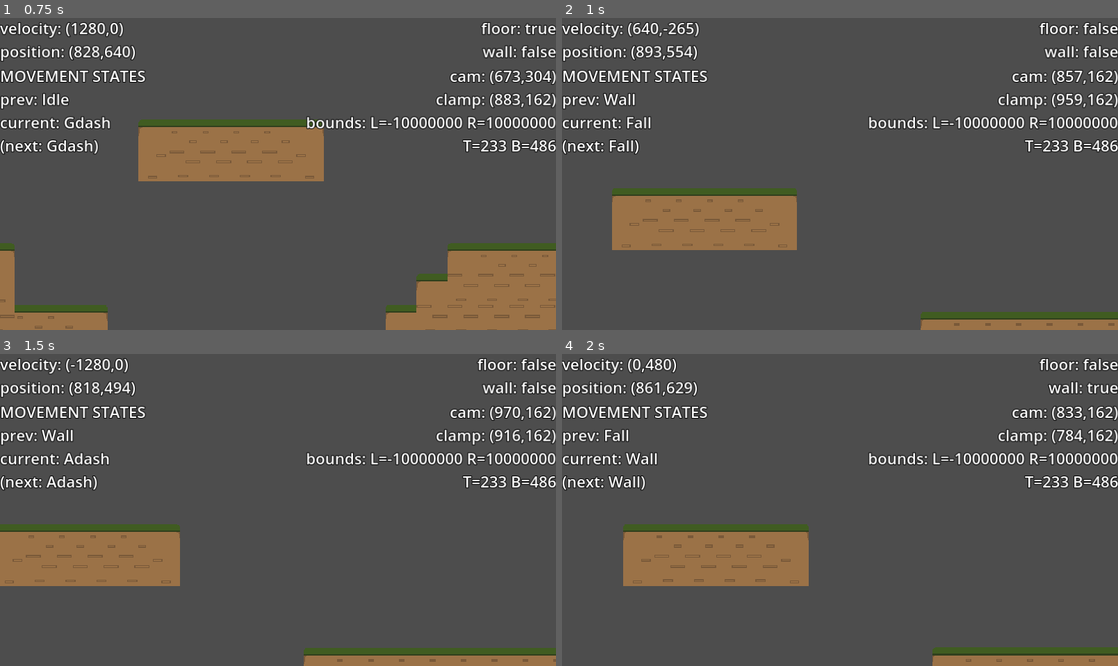
Above: before the commit, frames 1-4 (two rows, left to right).
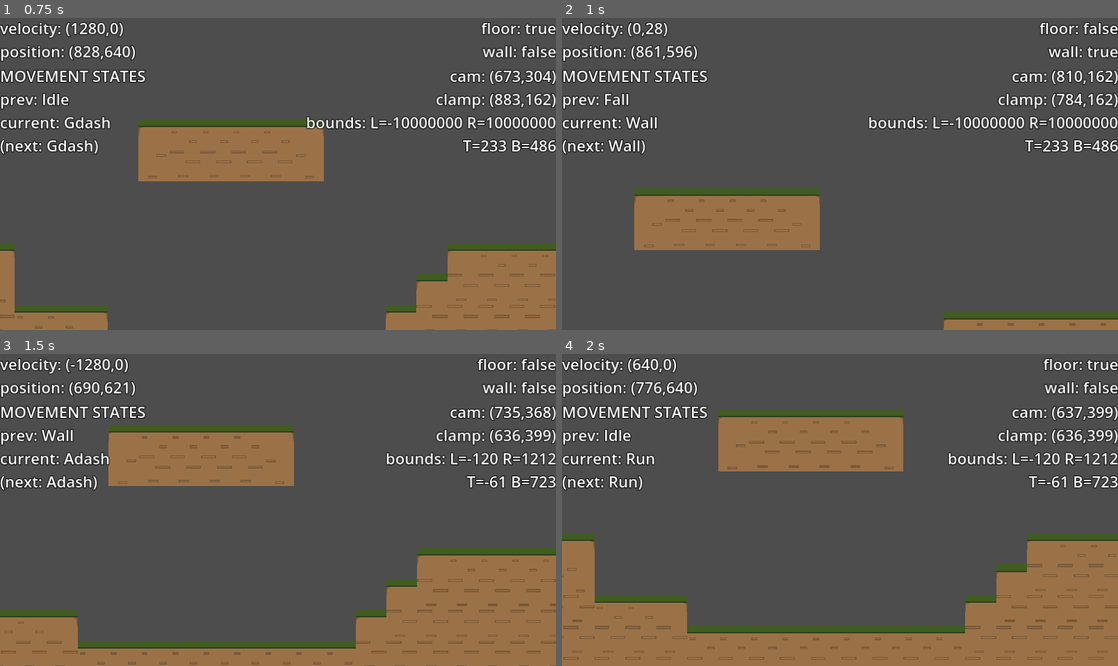
Above: after the commit, the same moments.

Repository: azylazide/untitled-hw-game-G4
Game: Godot game, scene res://src/levels/world.tscn
Same seed, same stepped clock (60 frames per second), same inputs: the game is played once before the commit and once after it.
Inputs:
- Up to frame 1 (0.75 s): tap Enter (ui_accept) at 0.5 s; hold D (right) from 0.53 s (still down); hold X (dash) from 0.53 s (still down)
- Up to frame 2 (1 s): keep holding D (right); keep holding X (dash); tap Space (jump) at 0.77 s
- Up to frame 3 (1.5 s): keep holding D (right); release X (dash) at 1.28 s; tap X (dash) at 1.35 s
- Up to frame 4 (2 s): keep holding D (right); tap Space (jump) at 1.52 s

Frame 1 is identical in both runs. In frame 2, 3.8% of the frame differs, in the area x 7-100%, y 1-100%; in frame 3, 32%; in frame 4, 38%, in the area x 0-100%, y 1-100%.

Commit message:
made player stick to wall

Diff:
--- a/src/actors/player.gd
+++ b/src/actors/player.gd
@@ -185,6 +185,12 @@
 			velocity.y = 0
 			dash_timer.start()
 			return
+		Move.STATES.WALL:
+			can_adash = true
+			velocity.x = 0
+			velocity.y = 0
+			wall_cooldown_timer.start()
+			wall_slide_timer.start()
 	pass
 
 ## Main states code that runs per frame
--- a/src/levels/world.tscn
+++ b/src/levels/world.tscn
@@ -154,7 +154,7 @@
 texture_filter = 1
 tile_set = SubResource("TileSet_ks01o")
 format = 2
-layer_0/tile_data = PackedInt32Array(786451, 65536, 1, 72091 …(40299 unchanged characters)… , 1, 262154, 65536, 1, 262155, 131072, 1)
+layer_0/tile_data = PackedInt32Array(786451, 65536, 1, 72091 …(40299 unchanged characters)… , 1, 262154, 65536, 1, 262155, 131072, 1, 65520, 65536, 1, 131056, 65536, 1, 196592, 65536, 1, 262128, 65536, 1, 327664, 65536, 1, -16, 65536, 1, -196624, 65536, 0, -131088, 65536, 1, -65552, 65536, 1, -196625, 0, 0, -131089, 0, 1, -65553, 0, 1, -17, 0, 1, 65519, 0, 1, 131055, 0, 1, 196591, 0, 1, 262127, 0, 1, 327663, 0, 1, 65528, 65536, 0, 65529, 65536, 0, 65530, 65536, 0)
 
 [node name="Camera2D" type="Camera2D" parent="."]
 process_callback = 0
